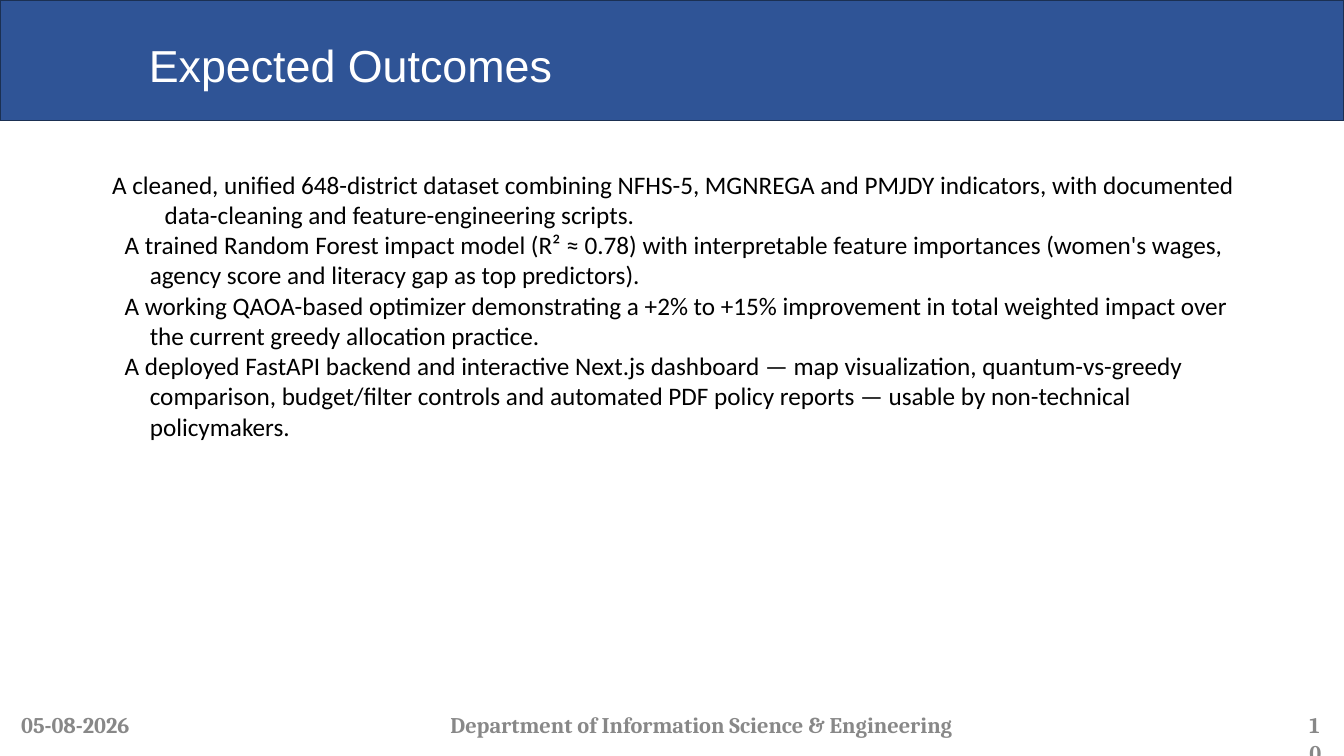
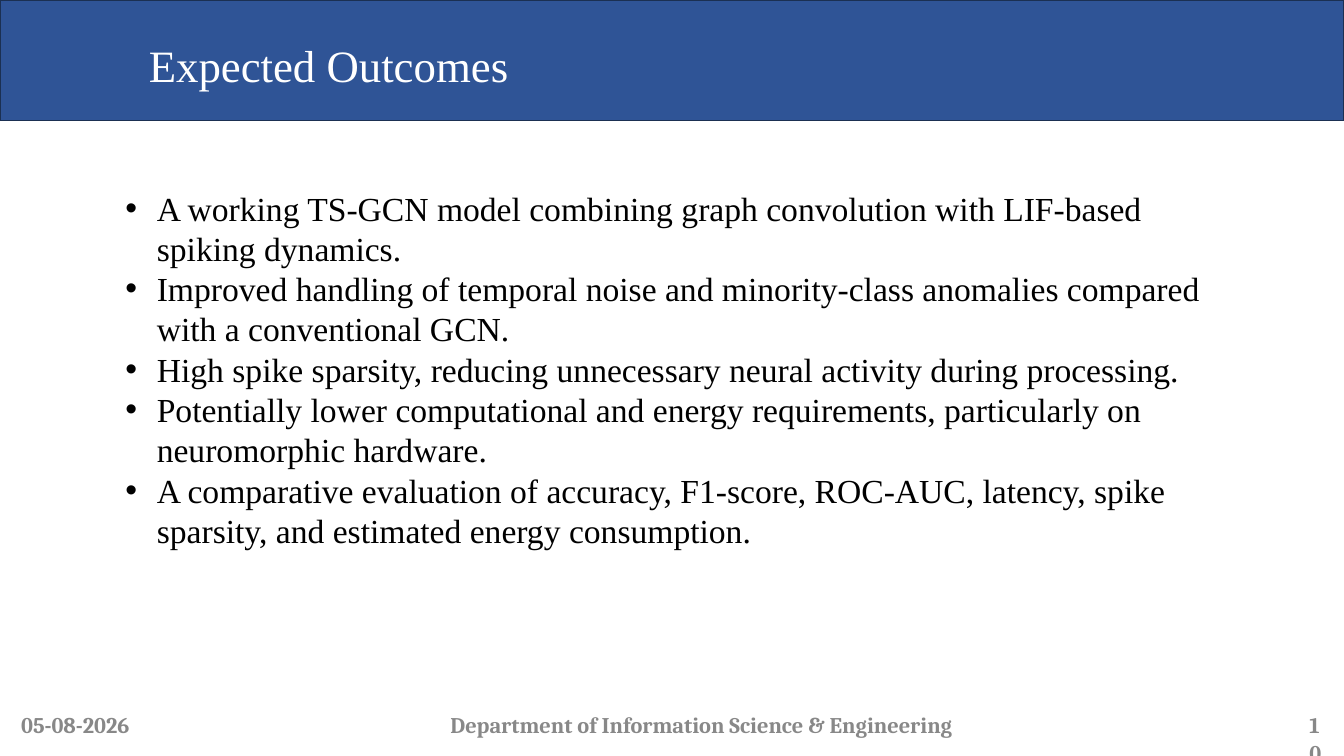
Before and after one commit to Dikshith-Manjunath/FS-Lab, a slide deck: slide 10 of A-08_TG-SNN.pptx. Drawn at 1344x756 pixels with LibreOffice and Linux fonts; fonts in the diff are those of the drawing; background and template pictures are left out. Boxes give left, top, right and bottom in pixels: in the first picture for what was removed or moved away, otherwise in the second. Text is boxed around its words. In the diff, an @@ line names an element or a change of style, - is before the commit and + after.

```diff
--- a/A-08_TG-SNN.pptx
+++ b/A-08_TG-SNN.pptx
@@ title "Expected Outcomes" at [149, 51, 509, 91]: font Arial to Times New Roman @@
@@ text at [157, 197, 1199, 550]: text changed; size 18 to 24 pt; font Calibri to Times New Roman @@
-A cleaned, unified 648-district dataset combining NFHS-5, MGNREGA and PMJDY indicators, with documented data-cleaning and feature-engineering scripts.
-A trained Random Forest impact model (R² ≈ 0.78) with interpretable feature importances (women's wages, agency score and literacy gap as top predictors).
-A working QAOA-based optimizer demonstrating a +2% to +15% improvement in total weighted impact over the current greedy allocation practice.
-A deployed FastAPI backend and interactive Next.js dashboard — map visualization, quantum-vs-greedy comparison, budget/filter controls and automated PDF policy reports — usable by non-technical policymakers.
+• A working TS-GCN model combining graph convolution with LIF-based spiking dynamics.
+• Improved handling of temporal noise and minority-class anomalies compared with a conventional GCN.
+• High spike sparsity, reducing unnecessary neural activity during processing.
+• Potentially lower computational and energy requirements, particularly on neuromorphic hardware.
+• A comparative evaluation of accuracy, F1-score, ROC-AUC, latency, spike sparsity, and estimated energy consumption.
```
Also in this commit, not shown: 11 other slides changed, 1 other file.
